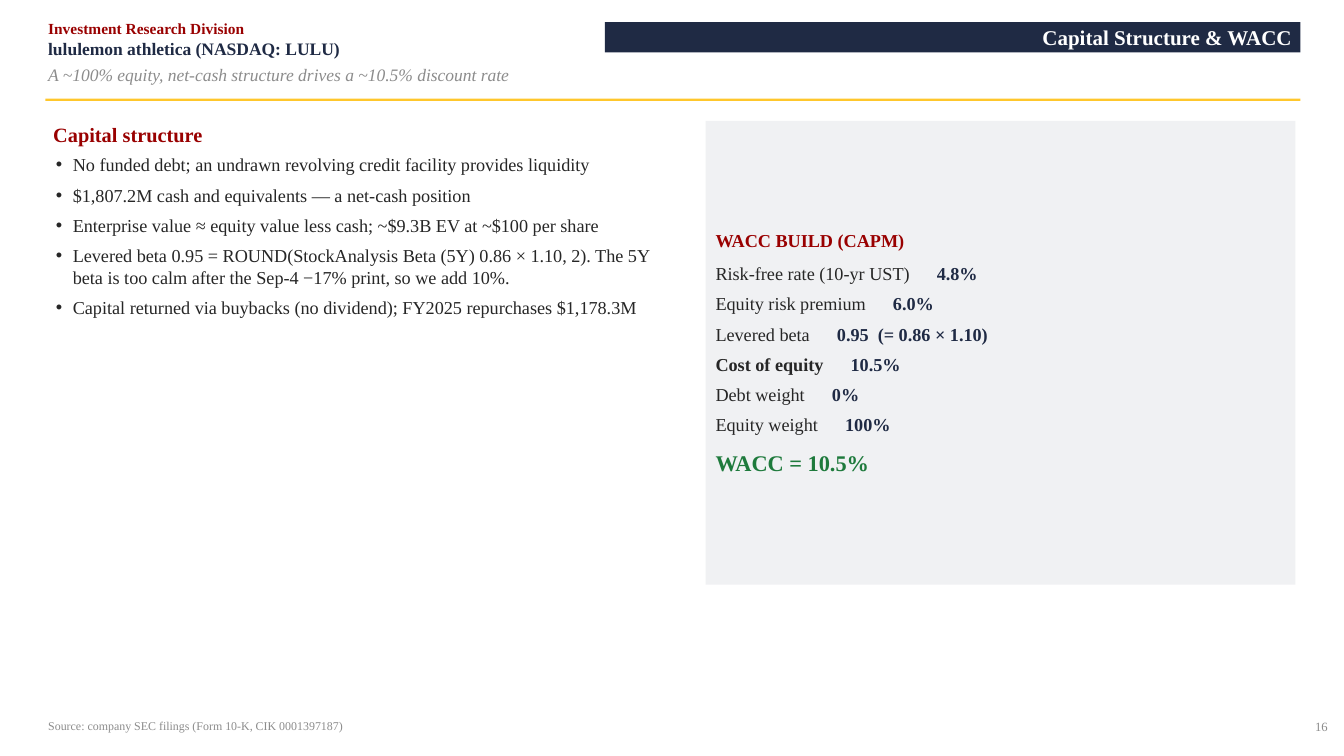
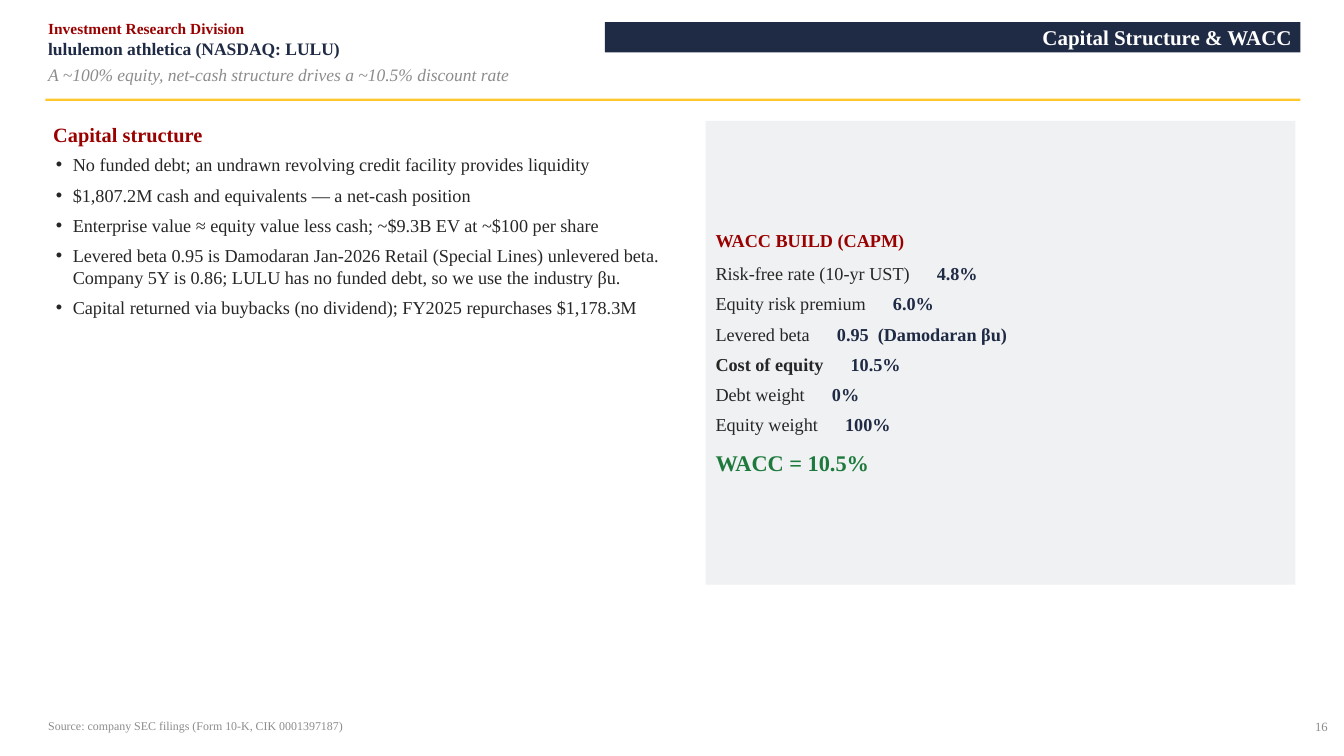
Before and after one commit to vengeanceaiUSC/RM, a slide deck: slide 17 of LULU/LULU_Investment_Pitch_Deck.pptx. Drawn at 1344x756 pixels with LibreOffice and Linux fonts; fonts in the diff are those of the drawing. Boxes give left, top, right and bottom in pixels: in the first picture for what was removed or moved away, otherwise in the second. Text is boxed around its words. In the diff, an @@ line names an element or a change of style, - is before the commit and + after.

```diff
--- a/LULU/LULU_Investment_Pitch_Deck.pptx
+++ b/LULU/LULU_Investment_Pitch_Deck.pptx
@@ text at [73,249,659,288]: text changed @@
-• Levered beta 0.95 = ROUND(StockAnalysis Beta (5Y) 0.86 × 1.10, 2). The 5Y beta is too calm after the Sep-4 −17% print, so we add 10%.
+• Levered beta 0.95 is Damodaran Jan-2026 Retail (Special Lines) unlevered beta. Company 5Y is 0.86; LULU has no funded debt, so we use the industry βu.
@@ text in rectangle at [837,328,1007,345]: text changed @@
-Levered beta 0.95 (= 0.86 × 1.10)
+Levered beta 0.95 (Damodaran βu)
```
Also in this commit, not shown: 5 other files.
